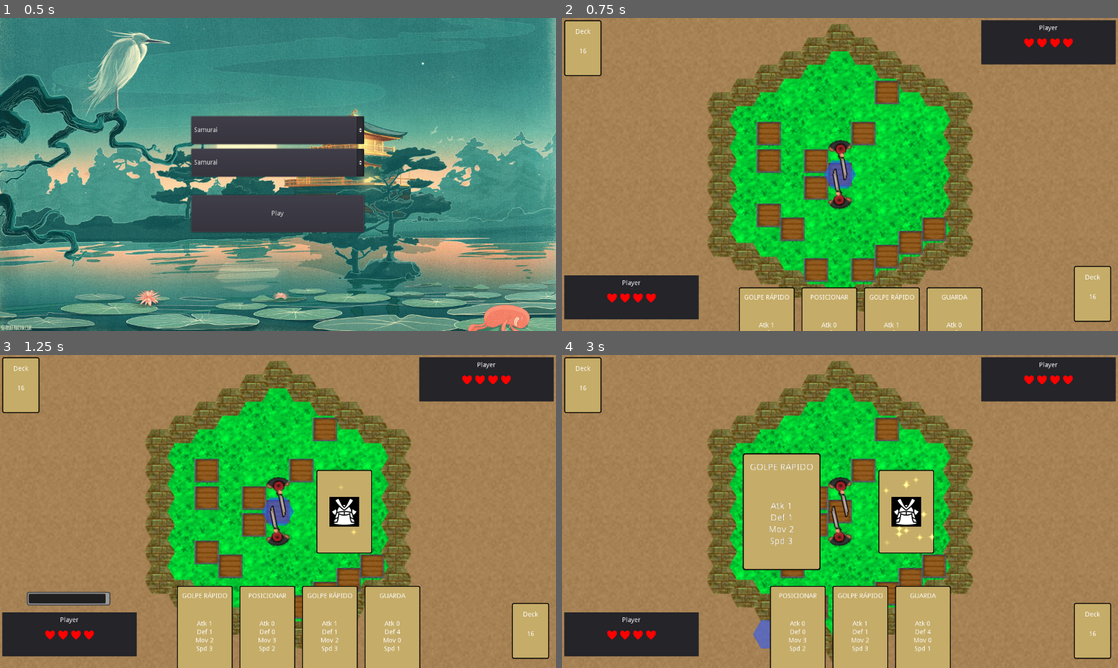
Above: before the commit, frames 1-4 (two rows, left to right).
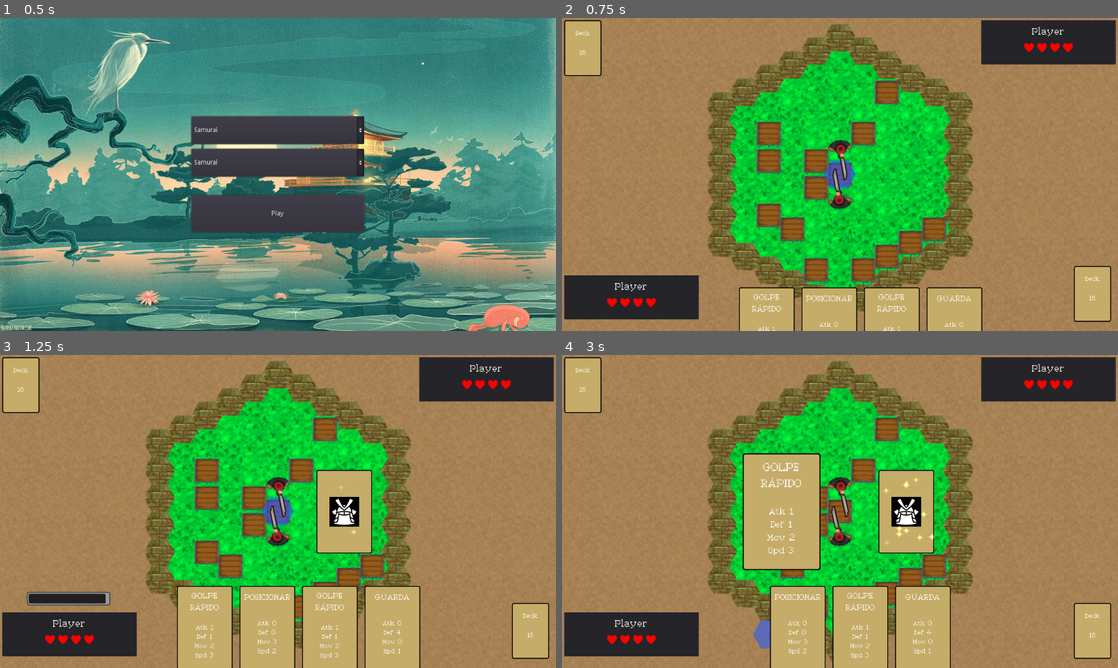
Above: after the commit, the same moments.

Repository: AndreMicheletti/samurai-hex-game
Game: Godot game, scene res://scenes/TitleScreen.tscn
Same seed, same stepped clock (60 frames per second), same inputs: the game is played once before the commit and once after it.
Inputs (mouse positions are in pixels of both pictures, inside the frame that each line leads up to):
- Up to frame 1 (0.5 s): no input
- Up to frame 2 (0.75 s): click "Play" at 0.5 s
- Up to frame 3 (1.25 s): no input
- Up to frame 4 (3 s): move the mouse to (906, 511) at 1.27 s; click (906, 511) at 1.42 s; move the mouse to (767, 627) at 2.02 s; click (767, 627) at 2.17 s; move the mouse to (778, 511) at 2.77 s; click (778, 511) at 2.92 s

Frame 1 is identical in both runs. In frame 2, 1.3% of the frame differs, in the area x 2-97%, y 2-100%; in frame 3, 1.8%; in frame 4, 2.0%, in the area x 2-97%, y 2-97%.

Commit message:
using pixel font on almost all gui elements

Diff:
--- /dev/null
+++ b/fonts/PixelFont.tres
@@ -0,0 +1,8 @@
+[gd_resource type="DynamicFont" load_steps=2 format=2]
+
+[ext_resource path="res://fonts/Talk_to_three_headed_monkey.ttf" type="DynamicFontData" id=1]
+
+[resource]
+size = 12
+outline_color = Color( 0, 0, 0, 1 )
+font_data = ExtResource( 1 )
--- a/scenes/gui/Card.tscn
+++ b/scenes/gui/Card.tscn
@@ -1,9 +1,11 @@
-[gd_scene load_steps=13 format=2]
+[gd_scene load_steps=16 format=2]
 
 [ext_resource path="res://scripts/Card.gd" type="Script" id=1]
 [ext_resource path="res://samurai_icon.png" type="Texture" id=2]
 [ext_resource path="res://graphics/particles/flame_01.png" type="Texture" id=3]
 [ext_resource path="res://graphics/particles/star_01.png" type="Texture" id=4]
+[ext_resource path="res://fonts/PixelFont.tres" type="DynamicFont" id=5]
+[ext_resource path="res://fonts/Talk_to_three_headed_monkey.ttf" type="DynamicFontData" id=6]
 
 [sub_resource type="StyleBoxFlat" id=1]
 bg_color = Color( 0.776471, 0.678431, 0.411765, 1 )
@@ -17,6 +19,10 @@
 corner_radius_bottom_right = 4
 corner_radius_bottom_left = 4
 
+[sub_resource type="DynamicFont" id=9]
+outline_color = Color( 0, 0, 0, 1 )
+font_data = ExtResource( 6 )
+
 [sub_resource type="Animation" id=2]
 resource_name = "choose"
 tracks/0/type = "value"
@@ -218,10 +224,11 @@
 custom_constants/margin_bottom = 6
 
 [node name="Label" type="Label" parent="Margin/VBox/Title"]
-margin_top = 7.0
-margin_right = 104.0
-margin_bottom = 21.0
-size_flags_horizontal = 3
+margin_top = 3.0
+margin_right = 104.0
+margin_bottom = 25.0
+size_flags_horizontal = 3
+custom_fonts/font = SubResource( 9 )
 text = "Card Title"
 align = 1
 valign = 1
@@ -241,21 +248,23 @@
 }
 
 [node name="Atk" type="Label" parent="Margin/VBox/Texts"]
-margin_top = 28.0
-margin_right = 104.0
-margin_bottom = 42.0
-mouse_filter = 1
-size_flags_horizontal = 3
+margin_top = 16.0
+margin_right = 104.0
+margin_bottom = 36.0
+mouse_filter = 1
+size_flags_horizontal = 3
+custom_fonts/font = ExtResource( 5 )
 text = "Atk 2"
 align = 1
 valign = 1
 
 [node name="Def" type="Label" parent="Margin/VBox/Texts"]
-margin_top = 46.0
+margin_top = 40.0
 margin_right = 104.0
 margin_bottom = 60.0
 mouse_filter = 1
 size_flags_horizontal = 3
+custom_fonts/font = ExtResource( 5 )
 text = "Def 2"
 align = 1
 valign = 1
@@ -263,19 +272,21 @@
 [node name="Mov" type="Label" parent="Margin/VBox/Texts"]
 margin_top = 64.0
 margin_right = 104.0
-margin_bottom = 78.0
-mouse_filter = 1
-size_flags_horizontal = 3
+margin_bottom = 84.0
+mouse_filter = 1
+size_flags_horizontal = 3
+custom_fonts/font = ExtResource( 5 )
 text = "Mov 2"
 align = 1
 valign = 1
 
 [node name="Speed" type="Label" parent="Margin/VBox/Texts"]
-margin_top = 82.0
-margin_right = 104.0
-margin_bottom = 96.0
-mouse_filter = 1
-size_flags_horizontal = 3
+margin_top = 88.0
+margin_right = 104.0
+margin_bottom = 108.0
+mouse_filter = 1
+size_flags_horizontal = 3
+custom_fonts/font = ExtResource( 5 )
 text = "Speed 2"
 align = 1
 valign = 1
--- a/scenes/gui/Deck.tscn
+++ b/scenes/gui/Deck.tscn
@@ -1,6 +1,7 @@
-[gd_scene load_steps=3 format=2]
+[gd_scene load_steps=4 format=2]
 
 [ext_resource path="res://scripts/Deck.gd" type="Script" id=1]
+[ext_resource path="res://fonts/PixelFont.tres" type="DynamicFont" id=2]
 
 [sub_resource type="StyleBoxFlat" id=1]
 bg_color = Color( 0.776471, 0.678431, 0.411765, 1 )
@@ -55,7 +56,7 @@
 
 [node name="Title" type="MarginContainer" parent="Margin/VBox"]
 margin_right = 64.0
-margin_bottom = 30.0
+margin_bottom = 36.0
 mouse_filter = 1
 custom_constants/margin_top = 10
 custom_constants/margin_bottom = 6
@@ -63,15 +64,16 @@
 [node name="Label" type="Label" parent="Margin/VBox/Title"]
 margin_top = 10.0
 margin_right = 64.0
-margin_bottom = 24.0
+margin_bottom = 30.0
 mouse_filter = 1
 size_flags_horizontal = 3
+custom_fonts/font = ExtResource( 2 )
 text = "Deck"
 align = 1
 valign = 1
 
 [node name="Cards" type="MarginContainer" parent="Margin/VBox"]
-margin_top = 34.0
+margin_top = 40.0
 margin_right = 64.0
 margin_bottom = 104.0
 mouse_filter = 1
@@ -80,11 +82,12 @@
 custom_constants/margin_bottom = 20
 
 [node name="Label" type="Label" parent="Margin/VBox/Cards"]
-margin_top = 18.0
+margin_top = 12.0
 margin_right = 64.0
 margin_bottom = 32.0
 mouse_filter = 1
 size_flags_horizontal = 3
+custom_fonts/font = ExtResource( 2 )
 text = "16"
 align = 1
 valign = 1
--- a/scenes/gui/GameUI.tscn
+++ b/scenes/gui/GameUI.tscn
@@ -1,8 +1,39 @@
-[gd_scene load_steps=4 format=2]
+[gd_scene load_steps=11 format=2]
 
 [ext_resource path="res://scenes/gui/TurnTimer.tscn" type="PackedScene" id=1]
 [ext_resource path="res://scripts/GameUI.gd" type="Script" id=2]
 [ext_resource path="res://scenes/gui/Deck.tscn" type="PackedScene" id=3]
+[ext_resource path="res://fonts/Talk_to_three_headed_monkey.ttf" type="DynamicFontData" id=4]
+
+[sub_resource type="DynamicFont" id=3]
+size = 20
+outline_color = Color( 0, 0, 0, 1 )
+font_data = ExtResource( 4 )
+
+[sub_resource type="DynamicFont" id=4]
+size = 14
+outline_color = Color( 0, 0, 0, 1 )
+font_data = ExtResource( 4 )
+
+[sub_resource type="DynamicFont" id=5]
+size = 12
+outline_color = Color( 0, 0, 0, 1 )
+font_data = ExtResource( 4 )
+
+[sub_resource type="DynamicFont" id=6]
+size = 12
+outline_color = Color( 0, 0, 0, 1 )
+font_data = ExtResource( 4 )
+
+[sub_resource type="DynamicFont" id=1]
+size = 18
+outline_color = Color( 0, 0, 0, 1 )
+font_data = ExtResource( 4 )
+
+[sub_resource type="DynamicFont" id=2]
+size = 18
+outline_color = Color( 0, 0, 0, 1 )
+font_data = ExtResource( 4 )
 
 [node name="GameUI" type="CanvasLayer"]
 script = ExtResource( 2 )
@@ -62,16 +93,18 @@
 alignment = 1
 
 [node name="Winner" type="Label" parent="Screen/GameOver/VBox/Top/VBox"]
-margin_top = 18.0
+margin_top = 8.0
 margin_right = 416.0
-margin_bottom = 32.0
+margin_bottom = 36.0
+custom_fonts/font = SubResource( 3 )
 text = "YOU WIN"
 align = 1
 
 [node name="Message" type="Label" parent="Screen/GameOver/VBox/Top/VBox"]
-margin_top = 47.0
+margin_top = 51.0
 margin_right = 416.0
-margin_bottom = 61.0
+margin_bottom = 71.0
+custom_fonts/font = SubResource( 4 )
 text = "You are awesome"
 align = 1
 
@@ -97,15 +130,17 @@
 alignment = 1
 
 [node name="PlayAgain" type="Button" parent="Screen/GameOver/VBox/Bottom/HBox"]
-margin_left = 80.0
-margin_right = 157.0
+margin_left = 68.0
+margin_right = 156.0
 margin_bottom = 52.0
+custom_fonts/font = SubResource( 5 )
 text = "Play Again"
 
 [node name="Exit" type="Button" parent="Screen/GameOver/VBox/Bottom/HBox"]
-margin_left = 182.0
-margin_right = 275.0
+margin_left = 181.0
+margin_right = 287.0
 margin_bottom = 52.0
+custom_fonts/font = SubResource( 6 )
 text = "Exit to menu"
 
 [node name="Top" type="Control" parent="."]
@@ -163,7 +198,7 @@
 
 [node name="Name" type="MarginContainer" parent="Top/Player2/Box/Panel/Content"]
 margin_right = 290.0
-margin_bottom = 34.0
+margin_bottom = 44.0
 mouse_filter = 2
 size_flags_horizontal = 3
 custom_constants/margin_right = 5
@@ -175,16 +210,17 @@
 margin_left = 5.0
 margin_top = 10.0
 margin_right = 285.0
-margin_bottom = 24.0
-size_flags_horizontal = 3
+margin_bottom = 34.0
+size_flags_horizontal = 3
+custom_fonts/font = SubResource( 1 )
 text = "Player"
 align = 1
 valign = 1
 
 [node name="Health" type="MarginContainer" parent="Top/Player2/Box/Panel/Content"]
-margin_top = 38.0
+margin_top = 48.0
 margin_right = 290.0
-margin_bottom = 38.0
+margin_bottom = 48.0
 mouse_filter = 2
 size_flags_horizontal = 3
 custom_constants/margin_right = 10
@@ -344,7 +380,7 @@
 
 [node name="Name" type="MarginContainer" parent="Bottom/Player1/Box/Panel/Content"]
 margin_right = 290.0
-margin_bottom = 34.0
+margin_bottom = 44.0
 mouse_filter = 2
 size_flags_horizontal = 3
 custom_constants/margin_right = 5
@@ -356,16 +392,17 @@
 margin_left = 5.0
 margin_top = 10.0
 margin_right = 285.0
-margin_bottom = 24.0
-size_flags_horizontal = 3
+margin_bottom = 34.0
+size_flags_horizontal = 3
+custom_fonts/font = SubResource( 2 )
 text = "Player"
 align = 1
 valign = 1
 
 [node name="Health" type="MarginContainer" parent="Bottom/Player1/Box/Panel/Content"]
-margin_top = 38.0
+margin_top = 48.0
 margin_right = 290.0
-margin_bottom = 38.0
+margin_bottom = 48.0
 mouse_filter = 2
 size_flags_horizontal = 3
 custom_constants/margin_right = 10
Renamed: Talk_to_three_headed_monkey.ttf -> fonts/Talk_to_three_headed_monkey.ttf
